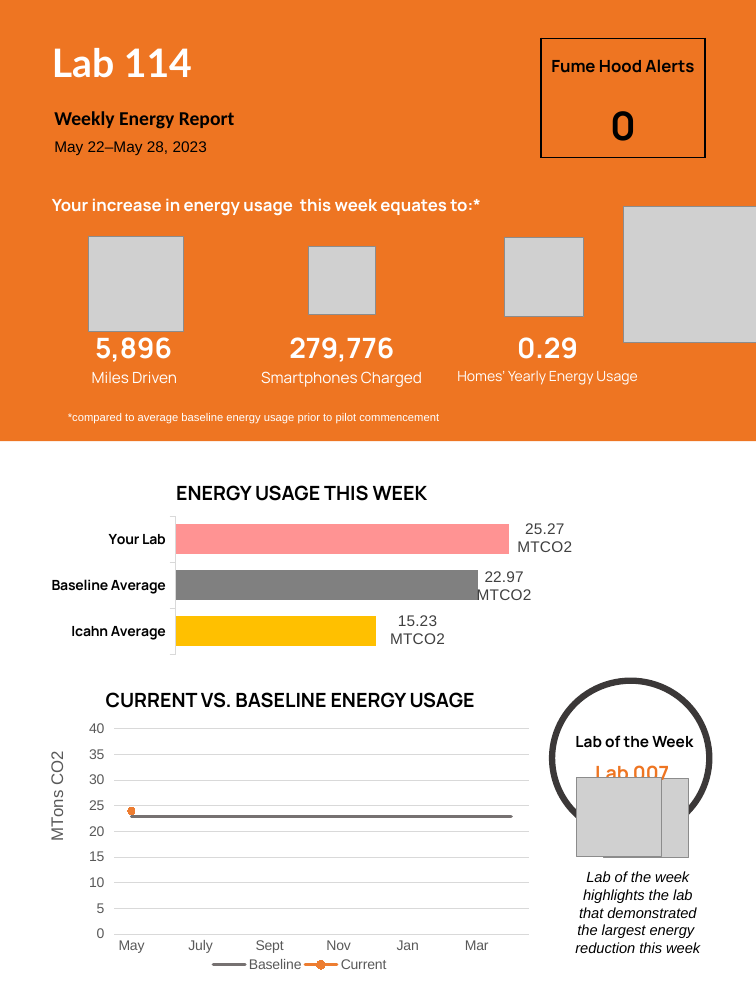
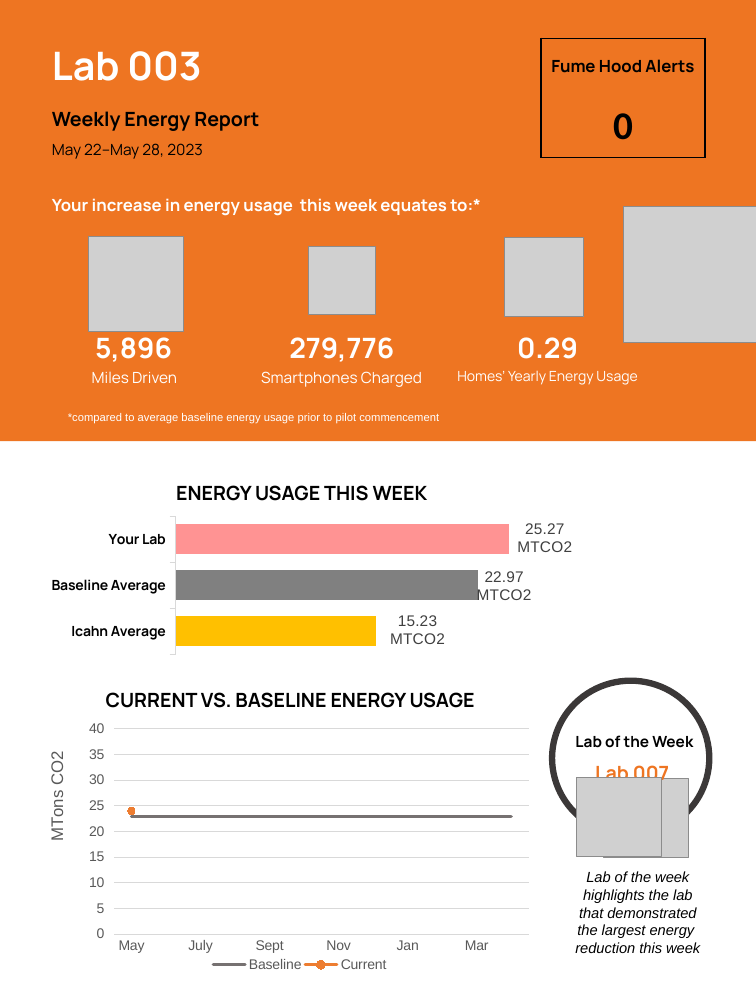
Before and after one commit to nshaff3r/Evidn-Lab-Generator, a slide deck: slide 2 of output.pptx (slide 1 before the commit). Drawn at 756x1008 pixels with LibreOffice and Linux fonts; fonts in the diff are those of the drawing; grey boxes stand for pictures. Boxes give left, top, right and bottom in pixels: in the first picture for what was removed or moved away, otherwise in the second. Text is boxed around its words. In the diff, an @@ line names an element or a change of style, - is before the commit and + after.

```diff
--- a/output.pptx
+++ b/output.pptx
@@ text at box(52, 51, 259, 159): text changed; size 28 to 14 pt; font Lato to Manrope; text colour #FFFFFF to #000000 @@
-Lab 114
+Lab 003
+Weekly Energy Report
+May 22–May 28, 2023
@@ table at box(541, 38, 706, 158) @@
@@ font Manrope to Calibri in "0" @@
@@ text removed at box(54, 111, 234, 129) @@
-Weekly Energy Report
@@ text removed at box(54, 141, 207, 155) @@
-May 22–May 28, 2023
```
Also in this commit, not shown: 1 other slide changed, 2 other files.
